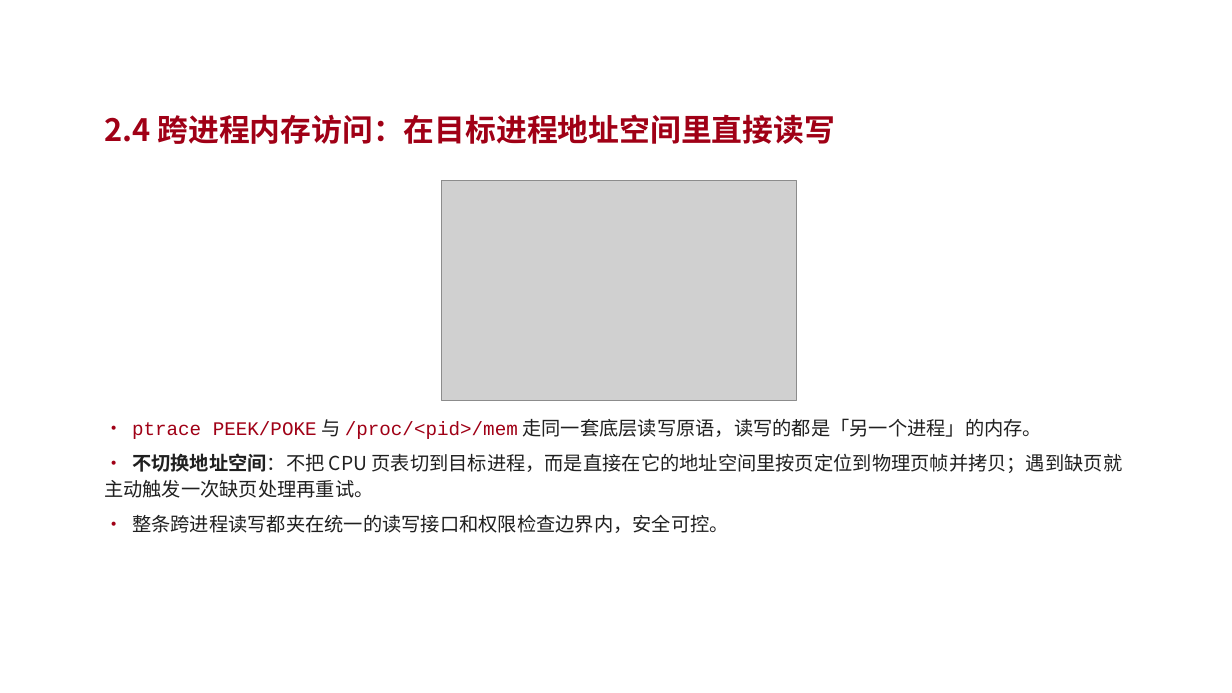
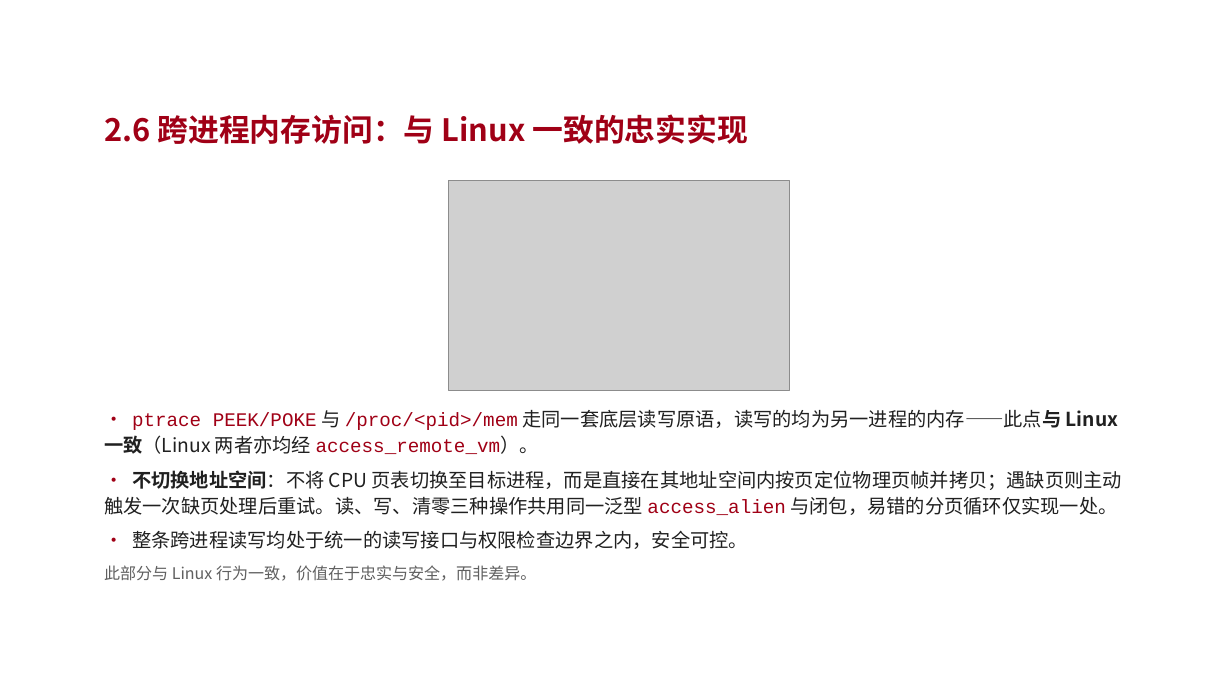
Before and after one commit to vvvvsv/asterinas, a slide deck: slide 15 of research_practice/答辩-科研实践.pptx (slide 13 before the commit). Drawn at 1232x693 pixels with LibreOffice and Linux fonts; fonts in the diff are those of the drawing; grey boxes stand for pictures; background and template pictures are left out. Boxes give left, top, right and bottom in pixels: in the first picture for what was removed or moved away, otherwise in the second. Text is boxed around its words. In the diff, an @@ line names an element or a change of style, - is before the commit and + after.

```diff
--- a/research_practice/答辩-科研实践.pptx
+++ b/research_practice/答辩-科研实践.pptx
@@ text at box(104, 114, 749, 144): text changed @@
-2.4 跨进程内存访问：在目标进程地址空间里直接读写
+2.6 跨进程内存访问：与 Linux 一致的忠实实现
@@ picture: place and size @@
-picture at box(442, 180, 797, 400)
+picture at box(449, 180, 789, 391)
@@ text at box(104, 410, 1123, 581): text changed @@
-• ptrace PEEK/POKE 与 /proc/<pid>/mem 走同一套底层读写原语，读写的都是「另一个进程」的内存。
-• 不切换地址空间：不把 CPU 页表切到目标进程，而是直接在它的地址空间里按页定位到物理页帧并拷贝；遇到缺页就主动触发一次缺页处理再重试。
-• 整条跨进程读写都夹在统一的读写接口和权限检查边界内，安全可控。
+• ptrace PEEK/POKE 与 /proc/<pid>/mem 走同一套底层读写原语，读写的均为另一进程的内存——此点与 Linux 一致（Linux 两者亦均经 access_remote_vm）。
+• 不切换地址空间：不将 CPU 页表切换至目标进程，而是直接在其地址空间内按页定位物理页帧并拷贝；遇缺页则主动触发一次缺页处理后重试。读、写、清零三种操作共用同一泛型 access_alien 与闭包，易错的分页循环仅实现一处。
+• 整条跨进程读写均处于统一的读写接口与权限检查边界之内，安全可控。
+此部分与 Linux 行为一致，价值在于忠实与安全，而非差异。
```
Also in this commit, not shown: 8 other slides changed, 2 slides added, 2 slides removed, 2 other files.
